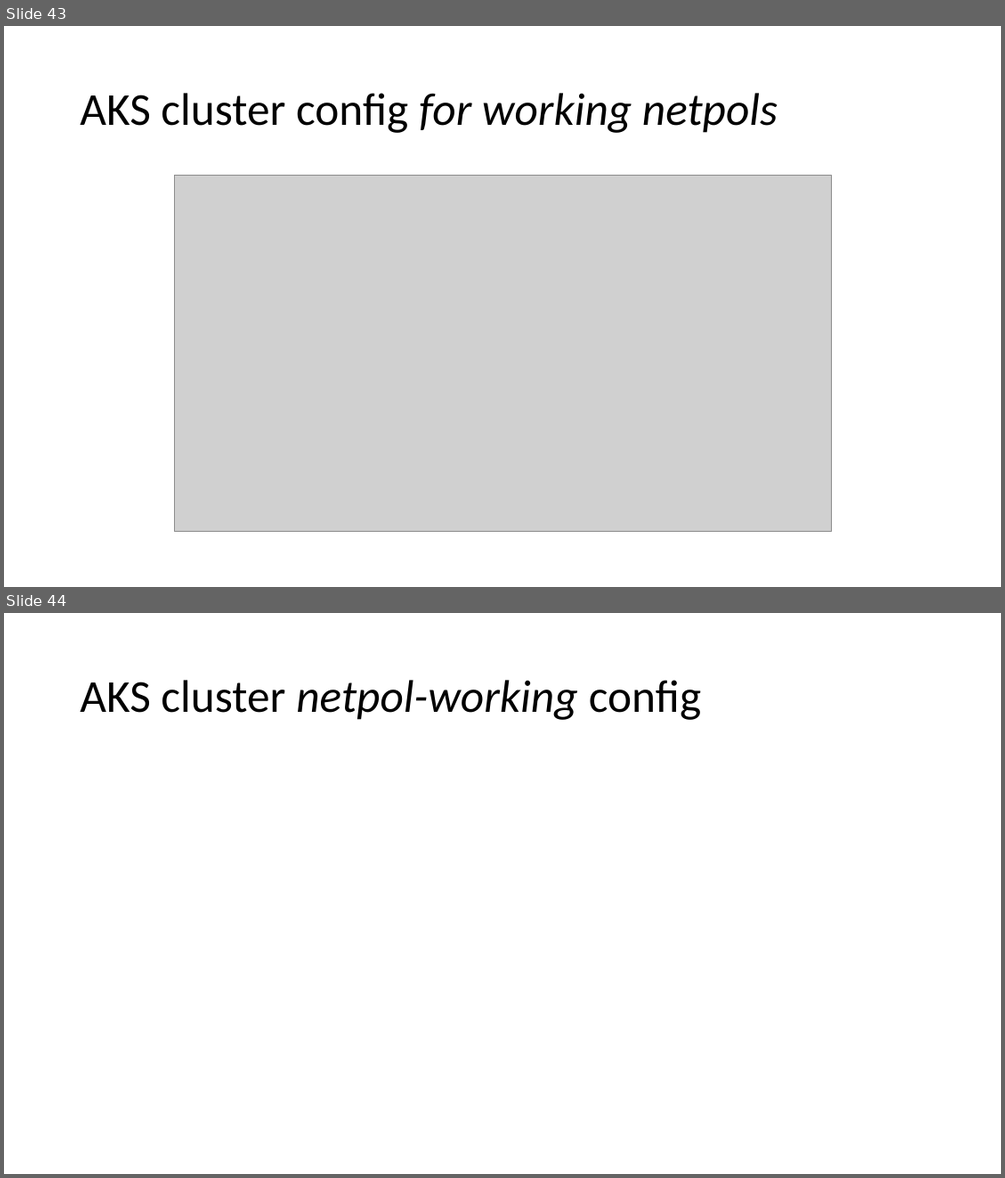
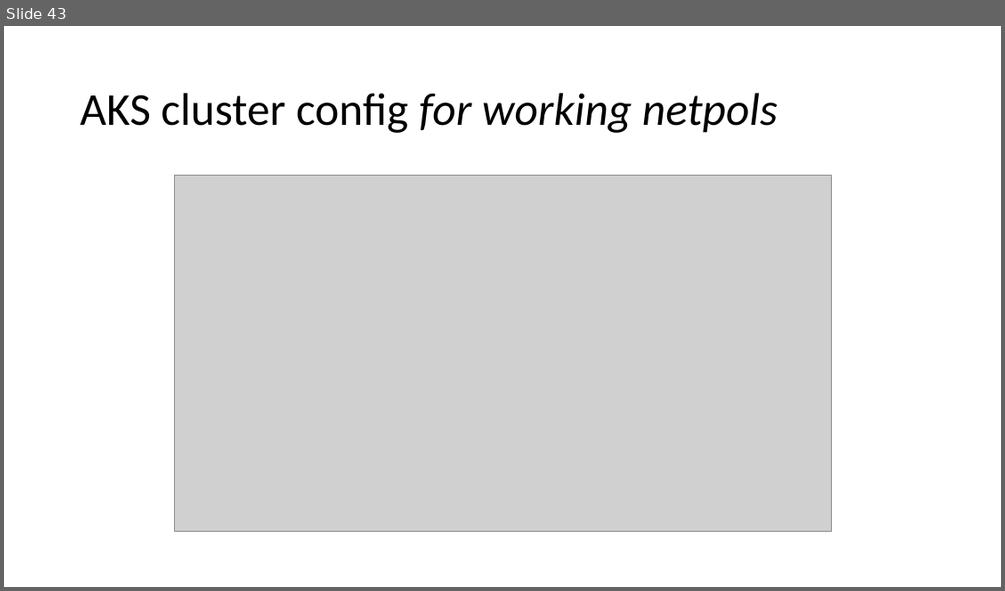
Before and after one commit to gramsimamsi/bachelorThesis, a slide deck: Screenshots.pptx. Shown one above the other, each under a label of ours: slides 43 and 44 before the commit, slide 43 after it. The pictures are 1005x1178 and 1005x591 pixels, drawn with LibreOffice and Linux fonts; fonts in the diff are those of the drawing; grey boxes stand for pictures. Boxes give left, top, right and bottom in pixels: in the first picture for what was removed or moved away, otherwise in the second. Text is boxed around its words. In the diff, an @@ line names an element or a change of style, - is before the commit and + after.

```diff
--- a/Screenshots.pptx
+++ b/Screenshots.pptx
@@ slide 44 removed at [4, 613, 1001, 1174], background #FFFFFF @@
@@ title removed at [80, 680, 701, 720] @@
-AKS cluster netpol-working config
```
Also in this commit, not shown: 6 other files.
